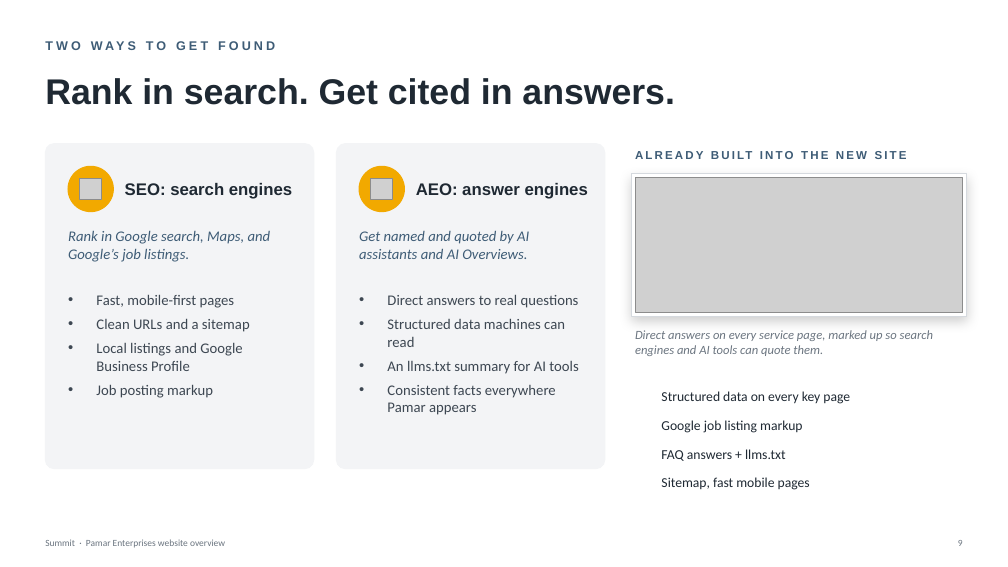
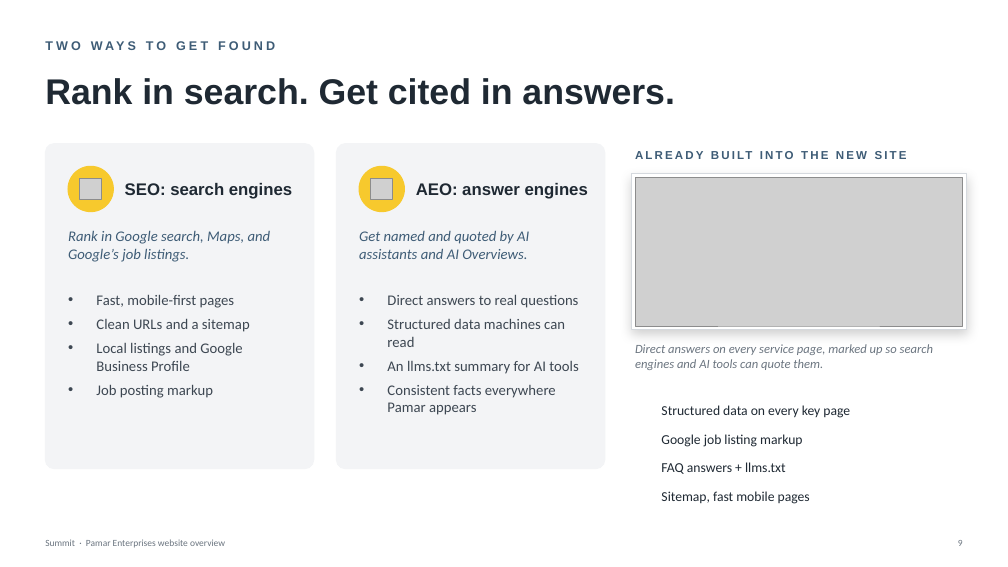
Before and after one commit to ryankolean/pamar, a slide deck: slide 9 of docs/proposal/Pamar_Website_Discovery_Deck.pptx. Drawn at 1008x567 pixels with LibreOffice and Linux fonts; fonts in the diff are those of the drawing; grey boxes stand for pictures; background and template pictures are left out. Boxes give left, top, right and bottom in pixels: in the first picture for what was removed or moved away, otherwise in the second. Text is boxed around its words. In the diff, an @@ line names an element or a change of style, - is before the commit and + after.

```diff
--- a/docs/proposal/Pamar_Website_Discovery_Deck.pptx
+++ b/docs/proposal/Pamar_Website_Discovery_Deck.pptx
@@ ellipse at (68,166,113,212): fill #F2A900 to #F7C92D; outline #F2A900 1 pt to #F7C92D 1 pt @@
@@ ellipse at (359,166,405,212): fill #F2A900 to #F7C92D; outline #F2A900 1 pt to #F7C92D 1 pt @@
@@ rectangle: place and size @@
-rectangle at (631,174,966,316)
+rectangle at (631,174,966,330)
@@ picture: place and size @@
-picture at (635,178,963,312)
+picture at (635,178,963,326)
@@ 5 texts: place and size @@
-5 texts at (635,330,933,490)
+5 texts at (635,344,933,504)
```
Also in this commit, not shown: 13 other slides changed, 1 other file.
